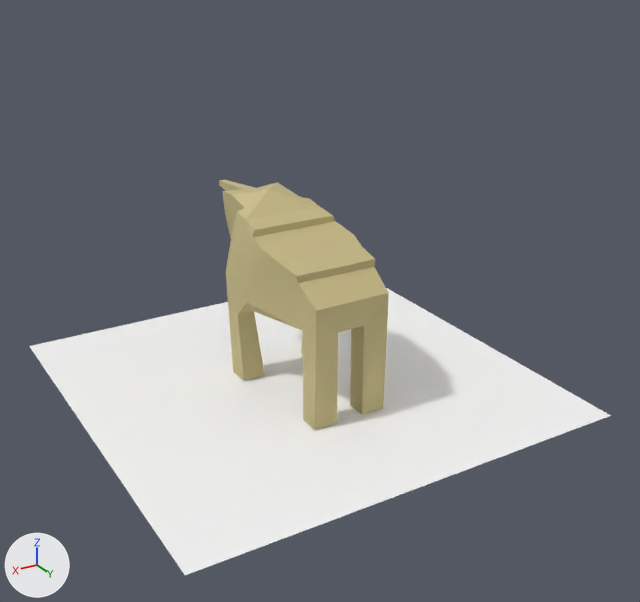
Two versions of the glTF model bufficorn.gltf, one commit apart.
Before and after are seen from a 50 mm lens placed at (9.64, 17.12, 10.52), pointed at (-0.27, 0.61, 2.26). The axes (+X, +Y, +Z) are drawn at lower left. The lights are the same throughout. Where no turn or scale is listed for an object, it has been applied to the vertices.

Objects in the first picture: 'Plane', 'untitled'.
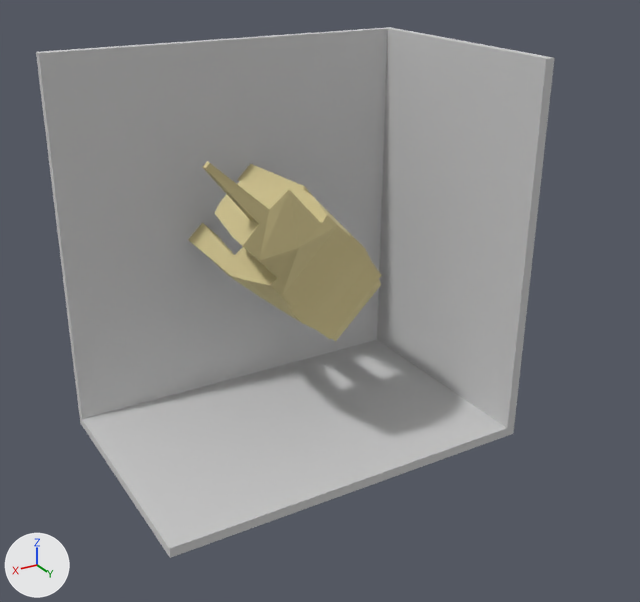
The change, as a list of edits to the scene's bpy script:
```text
Add mat_palette_002:
    mat_palette_002 = principled_material('palette.002')
    mat_palette_002.base_color = (0.605, 0.605, 0.605)  # light grey #cccccc
    mat_palette_002.roughness = 1.0
Add me_fundo_001:
    me_fundo_001.from_pydata([(-4.7, 6.16, 4.63), (-4.7, -0.05, -4.7), (-4.7, 0.05, 4.7), (-4.7, 6.05, -4.76), (-4.46, 0.29, 4.69), (-4.46, 0.18, -4.46), (-4.46, 6.16, 4.63), (-4.46, 6.05, -4.53), (4.7, 0.05, 4.7), (4.7, -0.05, -4.7), (4.7, 0.29, 4.69), (4.7, 0.18, -4.46), (4.7, 6.05, -4.53), (4.7, 6.05, -4.76)], [], [(0, 1, 2), (3, 1, 0), (4, 5, 6), (6, 5, 7), (8, 9, 10), (10, 9, 11), (11, 9, 12), (12, 9, 13), (4, 0, 2), (6, 0, 4), (8, 4, 2), (10, 4, 8), (11, 7, 5), (12, 7, 11), (1, 3, 9), (9, 3, 13), (1, 8, 2), (9, 8, 1), (4, 10, 5), (5, 10, 11), (0, 6, 7), (0, 7, 3), (7, 12, 3), (3, 12, 13)])
    me_fundo_001.materials.append(mat_palette_002)  # light grey #cccccc
Change ob_untitled:
    ob_untitled.location: (0.0, 0.0, 0.0) -> (-0.17, -3.08, 3.12)
    ob_untitled.rotation_euler: (1.571, 0.0, 0.0) -> (-0.0155, 0.76, -0.0107)  # degrees (90, 0, 0) -> degrees (-0.9, 44, -0.6)
Remove ob_plane:
    ob_plane = bpy.data.objects.new('Plane', me_plane)
    ob_plane.location = (0.0, 0.0, 0.0)
Add ob_fundo_001:
    ob_fundo_001 = bpy.data.objects.new('fundo.001', me_fundo_001)
    ob_fundo_001.location = (0.0, -3.19, 3.19)
```

Changed parts and their boxes (x1, y1, x2, y2) in the pictures (640 x 602 px):
'fundo.001', added
    after: (36, 27, 554, 558)
'Plane', deleted
    before: (29, 288, 611, 575)
'untitled', moved, turned
    before: (219, 180, 389, 430)
    after: (188, 161, 382, 341)
